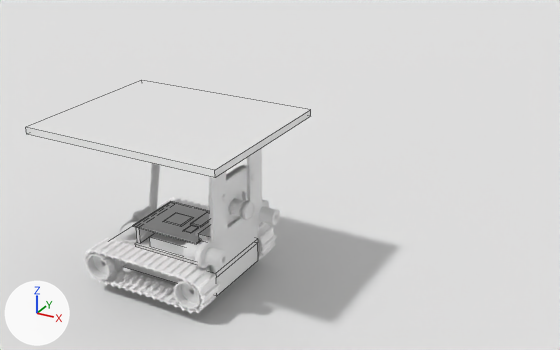
Before and after pictures for a commit that changed the Blender file source/blends/BBAutoTune.blend.
Camera for both pictures: a camera (50 mm lens) standing at (0.363, -0.484, 0.342) and looking at (0.144, -0.087, 0.143). Arrows for +X, +Y and +Z are at lower left; the lights stay in place. Mesh edges are drawn as thin lines on the coarser meshes.

In view in the first picture: 'floor', 'robot_1_angle_bracket_L', 'robot_1_angle_bracket_R', 'robot_1_base', 'robot_1_circuit_board_red', 'robot_1_face_plate', 'robot_1_hat', 'robot_1_laser_R', 'robot_1_track_tread_L', 'robot_1_track_tread_R', 'robot_1_wheel_back_R', 'robot_1_wheel_front_R'.
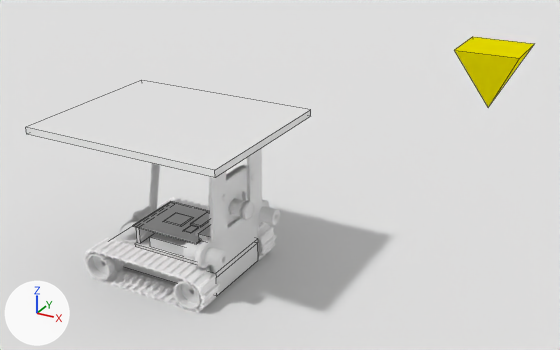
Diff of the bpy script that builds the scene:
```diff
--- a/source/blends/BBAutoTune.blend.py
+++ b/source/blends/BBAutoTune.blend.py
@@ mat_goal_marker @@
+mat_goal_marker = diffuse_material('goal_marker')
+mat_goal_marker.base_color = (0.8, 0.713, 0.0)  # yellow #e7dc00
@@ me_goal_marker @@
+me_goal_marker.from_pydata([(0.0, 0.0, -0.02), (-0.02, 0.02, 0.02), (0.02, 0.02, 0.02), (-0.02, -0.02, 0.02), (0.02, -0.02, 0.02)], [], [(3, 4, 2, 1), (0, 3, 1), (4, 0, 2), (0, 1, 2), (0, 4, 3)])
+me_goal_marker.materials.append(mat_goal_marker)  # yellow #e7dc00
@@ ob_floor @@
 ob_floor = bpy.data.objects.new('floor', me_floor)
-ob_floor.location = (0.0, 0.0, -0.02)
+ob_floor.location = (0.0, 0.0, -0.0071)
@@ ob_goal_marker @@
+ob_goal_marker = bpy.data.objects.new('goal_marker', me_goal_marker)
+ob_goal_marker.location = (0.25, 0.0, 0.2)
```

Boxes (x1, y1, x2, y2) around the edits, measured in the pictures (560 x 350 px):
'floor', moved: (0, 0, 560, 350) in both
'goal_marker', added (yellow): after (454, 37, 534, 107)
